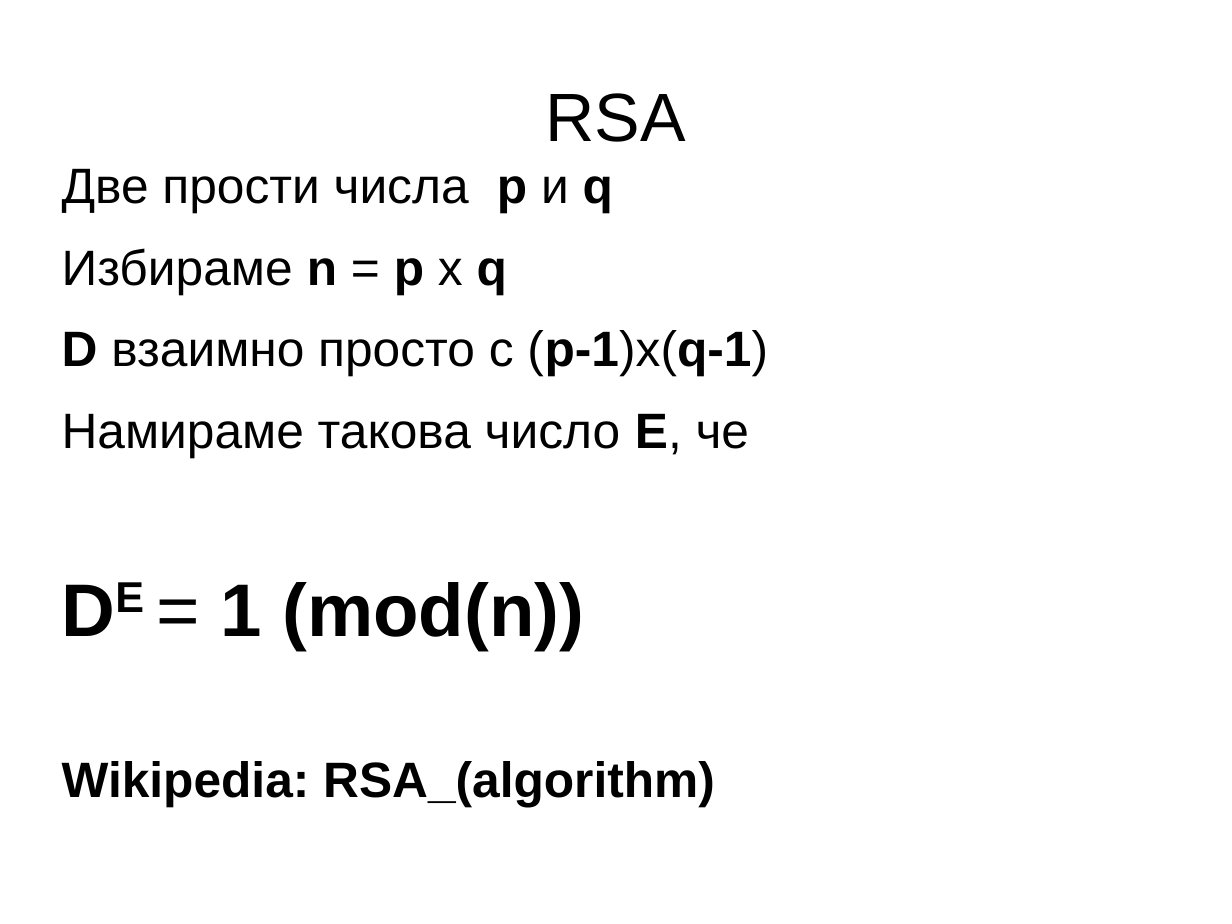
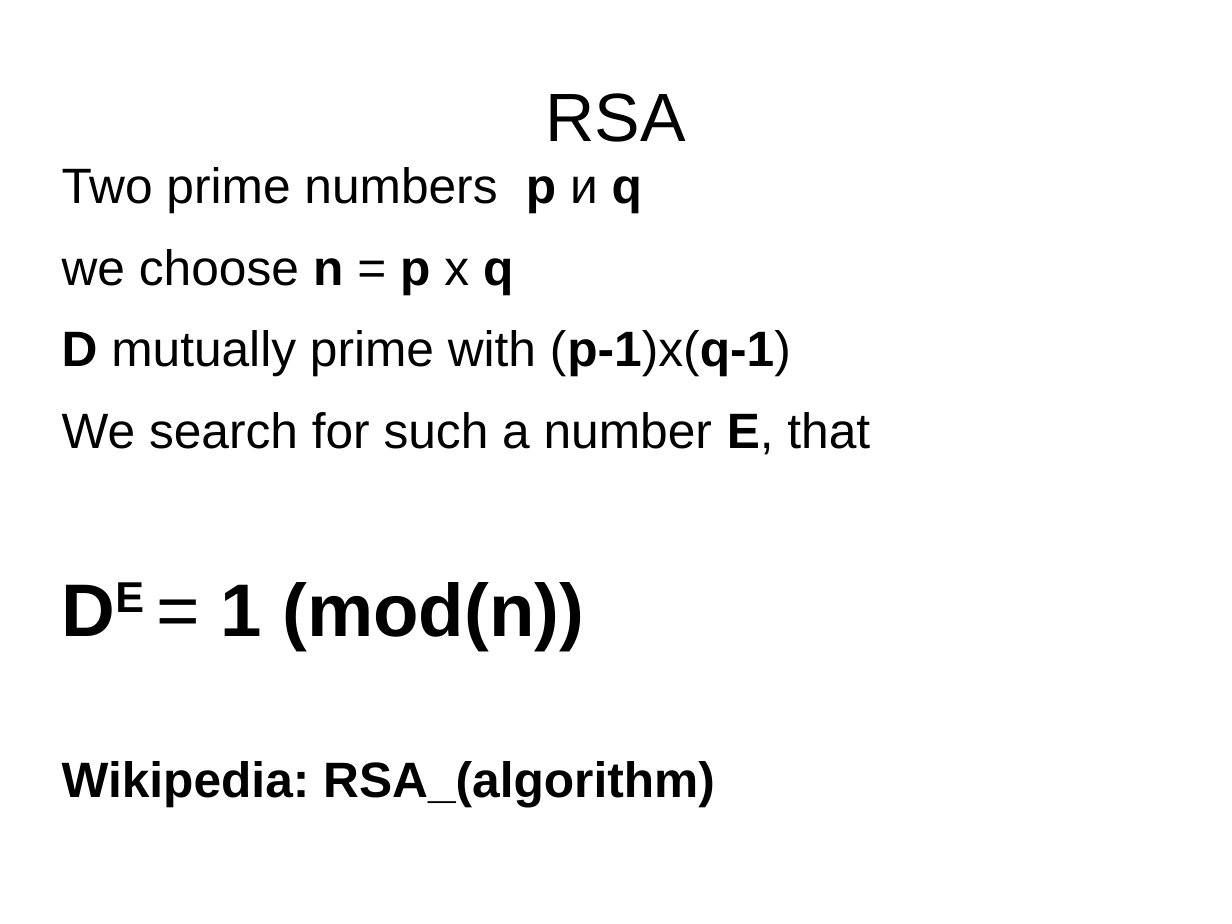
Before and after one commit to hackman/netsec1, a slide deck: slide 38 of presentations/cryptography.odp. Drawn at 1232x924 pixels with LibreOffice and Linux fonts; fonts in the diff are those of the drawing. Boxes give left, top, right and bottom in pixels: in the first picture for what was removed or moved away, otherwise in the second. Text is boxed around its words. In the diff, an @@ line names an element or a change of style, - is before the commit and + after.

```diff
--- a/presentations/cryptography.odp
+++ b/presentations/cryptography.odp
@@ text at (62, 167, 870, 455): text changed @@
-Две прости числа p и q
-Избираме n = p x q
-D взаимно просто с (p-1)x(q-1)
-Намираме такова число E, че
+Two prime numbers p и q
+we choose n = p x q
+D mutually prime with (p-1)x(q-1)
+We search for such a number E, that
```
Also in this commit, not shown: 31 other slides changed, 8 slides added, 8 slides removed.
